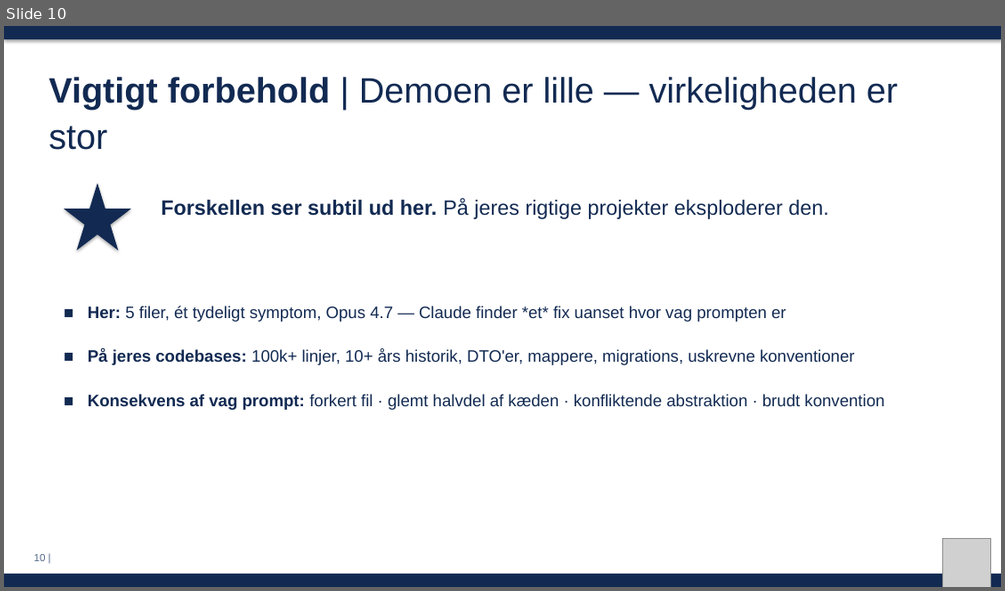
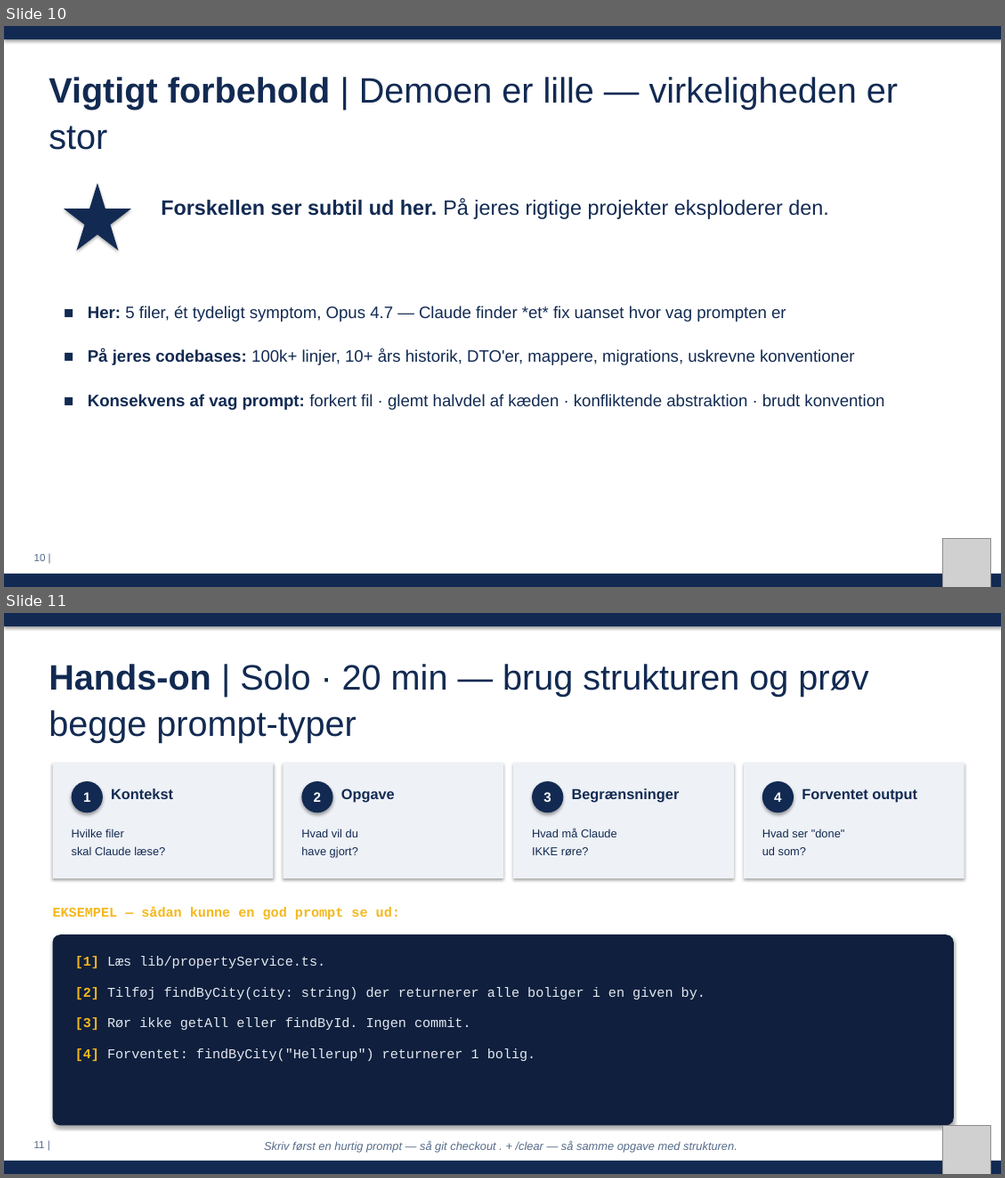
Before and after one commit to MatiasGramkow/EDCxClaudeWorkshop, a slide deck: slides/session1.pptx. Shown one above the other, each under a label of ours: slide 10 before the commit, slides 10 and 11 after it. The pictures are 1005x591 and 1005x1178 pixels, drawn with LibreOffice and Linux fonts; fonts in the diff are those of the drawing; grey boxes stand for pictures. Boxes give left, top, right and bottom in pixels: in the first picture for what was removed or moved away, otherwise in the second. Text is boxed around its words. In the diff, an @@ line names an element or a change of style, - is before the commit and + after.

```diff
--- a/slides/session1.pptx
+++ b/slides/session1.pptx
@@ slide 11 added at <box>4,613,1001,1174</box>, background #FFFFFF @@
@@ rectangle added at <box>4,613,1001,1174</box>, fill #FFFFFF @@
@@ rectangle added at <box>4,613,1001,626</box>, fill #122A52 @@
@@ text added at <box>48,664,868,743</box>, 34 pt, text #122A52 @@
+Hands-on | Solo · 20 min — brug strukturen og prøv begge prompt-typer
@@ rectangle added at <box>53,763,273,878</box>, fill #EEF1F6 @@
@@ rectangle added at <box>283,763,503,878</box>, fill #EEF1F6 @@
@@ rectangle added at <box>513,763,734,878</box>, fill #EEF1F6 @@
@@ rectangle added at <box>744,763,964,878</box>, fill #EEF1F6 @@
@@ ellipse added at <box>72,781,103,812</box>, fill #122A52, 13 pt, text #FFFFFF, bold @@
+1
@@ text added at <box>111,788,173,799</box>, 14 pt, text #122A52, bold @@
+Kontekst
@@ ellipse added at <box>301,781,333,812</box>, fill #122A52, 13 pt, text #FFFFFF, bold @@
+2
@@ text added at <box>341,788,395,803</box>, 14 pt, text #122A52, bold @@
+Opgave
@@ ellipse added at <box>532,781,563,812</box>, fill #122A52, 13 pt, text #FFFFFF, bold @@
+3
@@ text added at <box>572,788,680,803</box>, 14 pt, text #122A52, bold @@
+Begrænsninger
@@ ellipse added at <box>762,781,793,812</box>, fill #122A52, 13 pt, text #FFFFFF, bold @@
+4
@@ text added at <box>801,788,917,803</box>, 14 pt, text #122A52, bold @@
+Forventet output
@@ text added at <box>72,828,165,855</box>, 11 pt, text #122A52 @@
+Hvilke filer
+skal Claude læse?
@@ text added at <box>301,828,358,858</box>, 11 pt, text #122A52 @@
+Hvad vil du
+have gjort?
@@ text added at <box>532,828,617,855</box>, 11 pt, text #122A52 @@
+Hvad må Claude
+IKKE røre?
@@ text added at <box>762,828,845,855</box>, 11 pt, text #122A52 @@
+Hvad ser "done"
+ud som?
@@ text added at <box>53,907,400,919</box>, 13 pt, text #F5B81C, bold @@
+EKSEMPEL — sådan kunne en god prompt se ud:
@@ rounded rectangle added at <box>53,934,954,1126</box>, fill #0F1F3D @@
@@ text added at <box>75,956,705,1061</box>, 13 pt, text #E2E8F0 @@
+[1] Læs lib/propertyService.ts.
+[2] Tilføj findByCity(city: string) der returnerer alle boliger i en given by.
+[3] Rør ikke getAll eller findById. Ingen commit.
+[4] Forventet: findByCity("Hellerup") returnerer 1 bolig.
@@ text added at <box>34,1141,45,1148</box>, 10 pt, text #556B8A @@
+11 |
@@ text added at <box>264,1140,737,1151</box>, 11 pt, text #556B8A, italic @@
+Skriv først en hurtig prompt — så git checkout . + /clear — så samme opgave med strukturen.
@@ picture added at <box>942,1126,991,1174</box> @@
@@ rectangle added at <box>4,1160,1001,1174</box>, fill #122A52 @@
```
Also in this commit, not shown: 1 slide removed, 1 other file.
